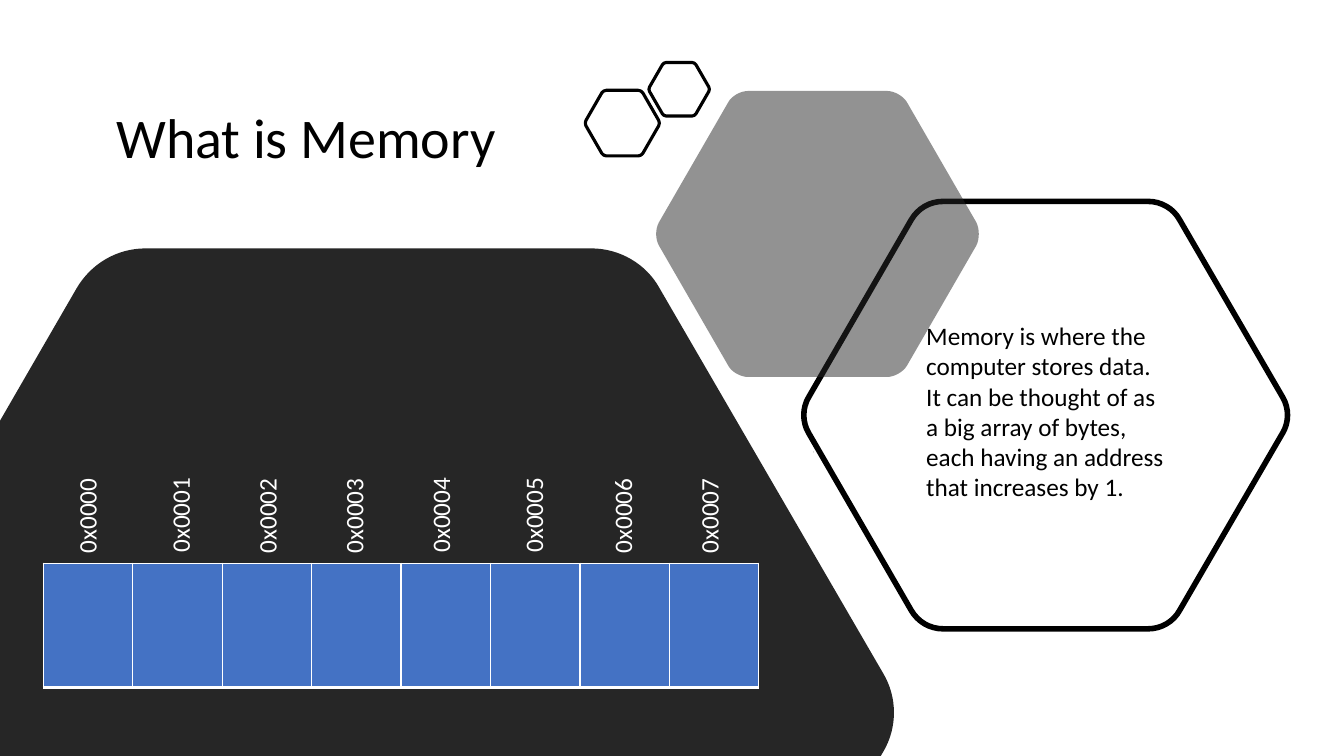
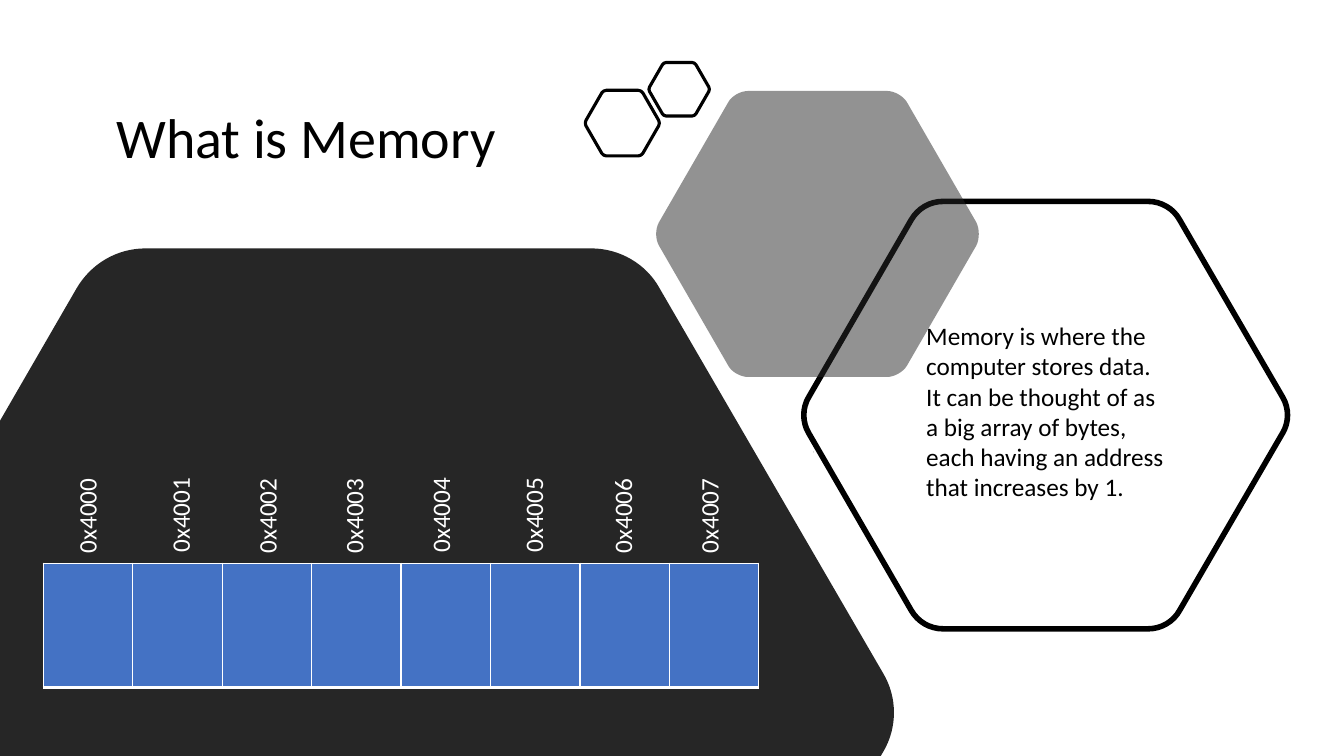
Before and after one commit to BlakeLazarine/SummerDesignInstitute, a slide deck: slide 3 of PointersLecture.pptx. Drawn at 1344x756 pixels with LibreOffice and Linux fonts; fonts in the diff are those of the drawing. Boxes give left, top, right and bottom in pixels: in the first picture for what was removed or moved away, otherwise in the second. Text is boxed around its words. In the diff, an @@ line names an element or a change of style, - is before the commit and + after.

```diff
--- a/PointersLecture.pptx
+++ b/PointersLecture.pptx
@@ text at <box>73,486,104,552</box>: text changed @@
-0x0000
+0x4000
@@ text at <box>166,485,197,551</box>: text changed @@
-0x0001
+0x4001
@@ text at <box>253,486,284,552</box>: text changed @@
-0x0002
+0x4002
@@ text at <box>339,486,370,552</box>: text changed @@
-0x0003
+0x4003
@@ text at <box>426,485,457,551</box>: text changed @@
-0x0004
+0x4004
@@ text at <box>519,485,550,551</box>: text changed @@
-0x0005
+0x4005
@@ text at <box>608,486,639,552</box>: text changed @@
-0x0006
+0x4006
@@ text at <box>695,486,726,552</box>: text changed @@
-0x0007
+0x4007
```
Also in this commit, not shown: 2 other slides changed, 1 slide added, 13 other files.
